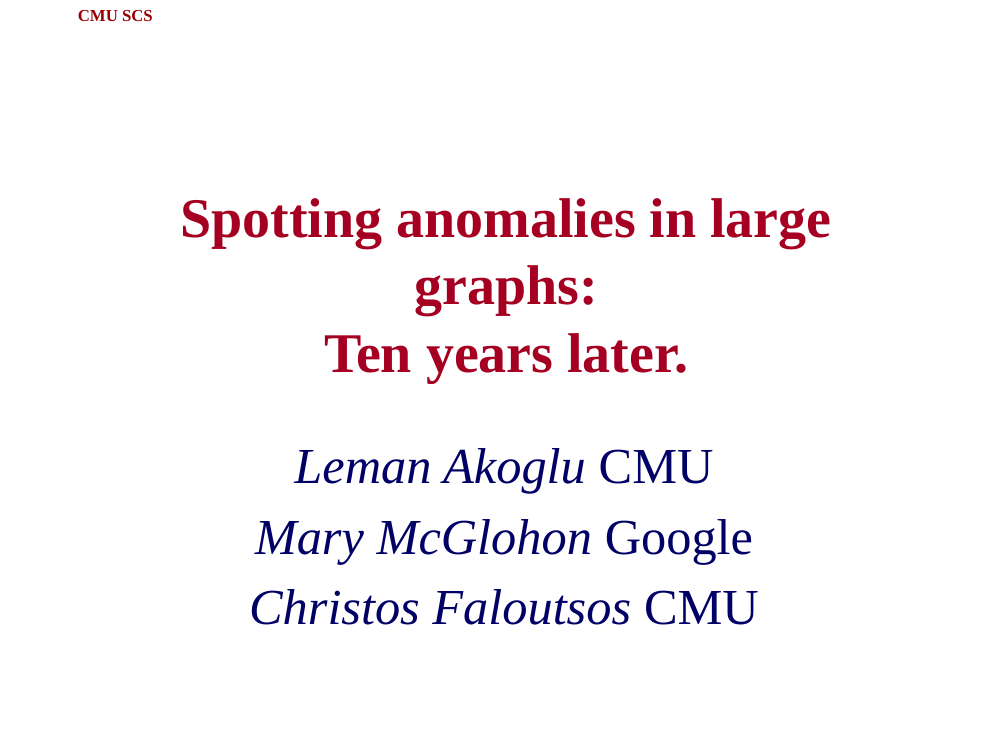
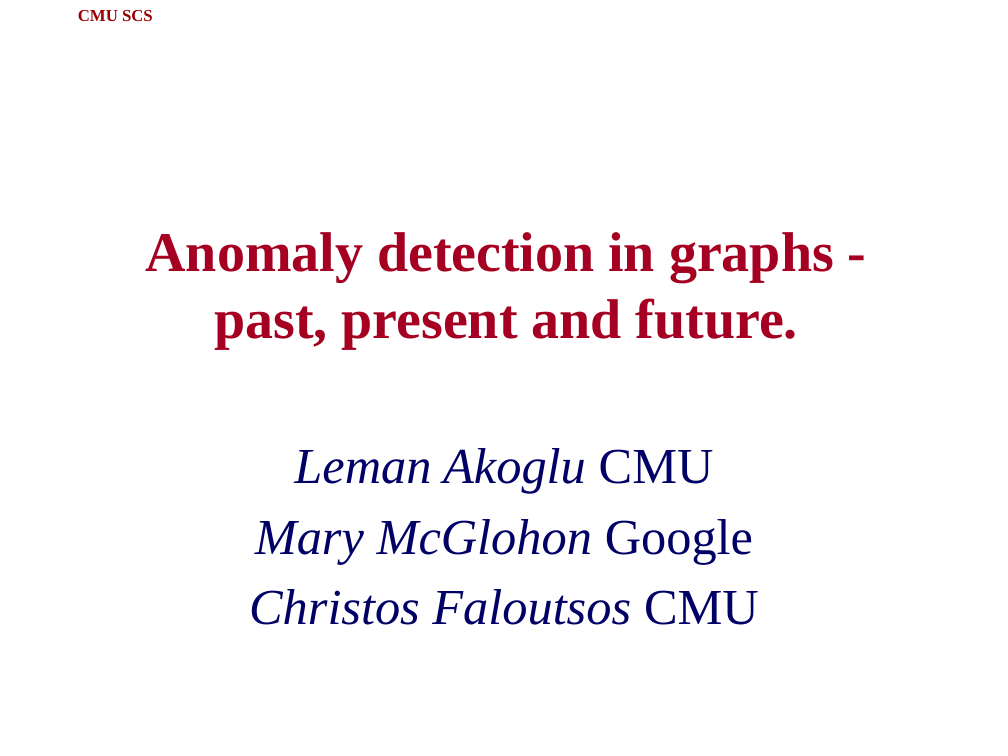
Before and after one commit to cfaloutsos/2021-pakdd-ToT, a slide deck: slide 1 of P1_past_OddBall_ToT.pptx. Drawn at 1008x756 pixels with LibreOffice and Linux fonts; fonts in the diff are those of the drawing; background and template pictures are left out. Boxes give left, top, right and bottom in pixels: in the first picture for what was removed or moved away, otherwise in the second. Text is boxed around its words. In the diff, an @@ line names an element or a change of style, - is before the commit and + after.

Commit message:
changed title to past-present-future

```diff
--- a/P1_past_OddBall_ToT.pptx
+++ b/P1_past_OddBall_ToT.pptx
@@ title at box(146, 232, 834, 349): text changed @@
-Spotting anomalies in large graphs:
-Ten years later.
+Anomaly detection in graphs - past, present and future.
```
Also in this commit, not shown: 2 other files.
